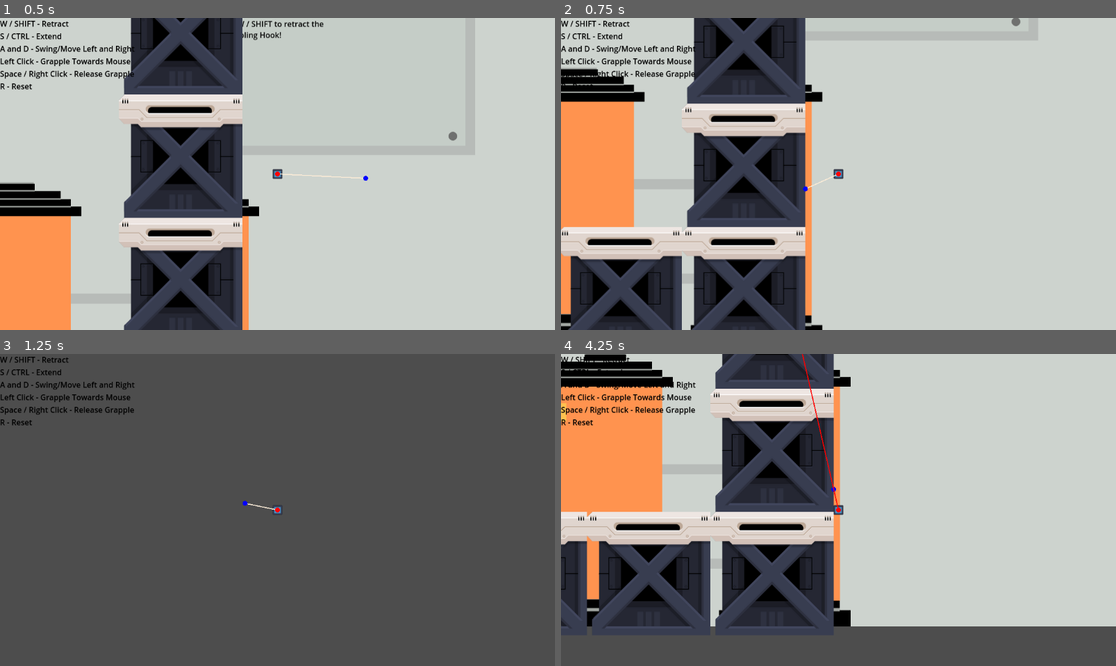
Above: before the commit, frames 1-4 (two rows, left to right).
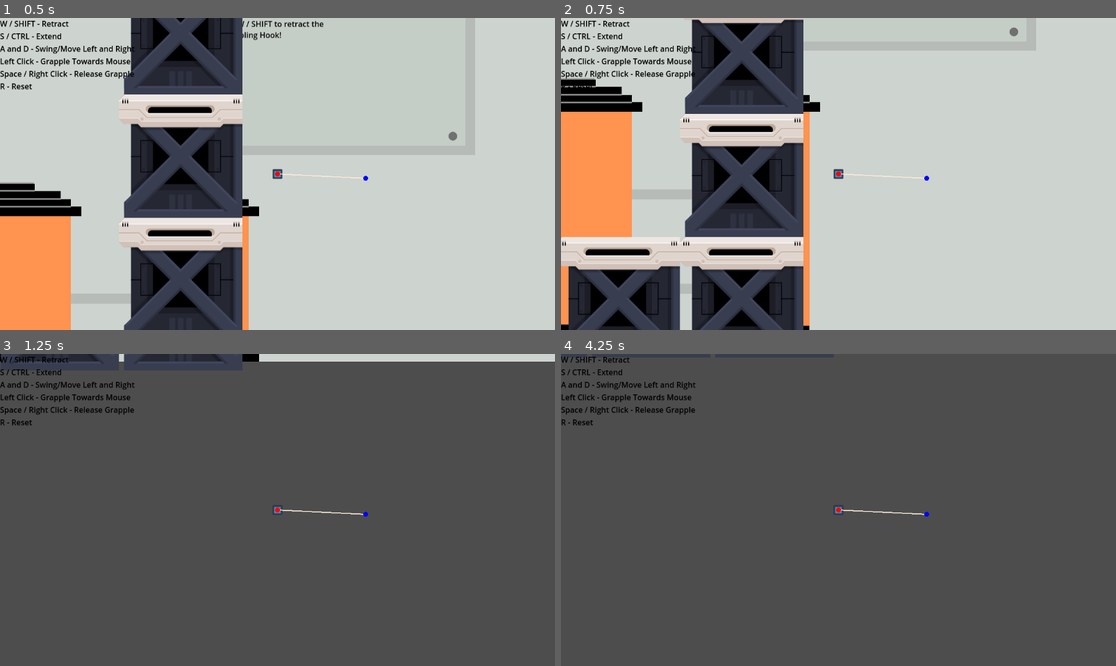
Above: after the commit, the same moments.

Repository: matthewchen146/cmpm-172-grappling-platformer
Game: Godot game, scene res://scenes/main_scenes/Levels/Level2.tscn
The game is run twice, just before and just after one commit, with the same random seed, the same clock (stepped at 60 frames per second) and the same inputs. This scene is started directly instead of the project's main scene. The engine's default icon, where the game draws it, is replaced by a stand-in: a white triangle on a blue panel in a dark square.
Inputs (mouse positions are in pixels of both pictures, inside the frame that each line leads up to):
- Up to frame 1 (0.5 s): no input
- Up to frame 2 (0.75 s): move the mouse to (810, 236) at 0.52 s; hold Up from 0.53 s (still down); click (810, 236) at 0.6 s
- Up to frame 3 (1.25 s): keep holding Up; tap Space (jump) at 0.77 s; tap Shift (fire_grapple, bound only before the commit) at 0.8 s
- Up to frame 4 (4.25 s): move the mouse to (1005, 556) at 1.27 s; tap Shift (fire_grapple, bound only before the commit) at 1.35, 3.8 s; click (1005, 556) at 1.42 s; tap Space (jump) at 1.52, 3.02, 3.77 s; tap L at 1.55 s; tap Enter at 2 s; move the mouse to (672, 463) at 2.02 s; release Up at 2.03 s; hold L 2.03-2.78 s; hold A (move_left) 2.03-3.53 s; click (672, 463) at 2.17 s; tap R at 2.3, 2.85 s; move the mouse to (866, 510) at 2.77 s; click (866, 510) at 3.05 s; move the mouse to (755, 432) at 3.52 s; hold Down from 3.53 s (still down); click (755, 432) at 3.6 s

Frame 1 is identical in both runs. In frame 2, 16% of the frame differs, in the area x 0-83%, y 0-100%; in frame 3, 2.2%; in frame 4, 79%, in the area x 0-100%, y 0-88%.

Commit message:
Can now use arrow keys to shoot grapple in a cardinal direction

Diff:
--- a/project.godot
+++ b/project.godot
@@ -23,14 +23,12 @@
 
 move_left={
 "deadzone": 0.5,
-"events": [Object(InputEventKey,"resource_local_to_scene":false,"resource_name":"","device":0,"window_id":0,"alt_pressed":false,"shift_pressed":false,"ctrl_pressed":false,"meta_pressed":false,"pressed":false,"keycode":0,"physical_keycode":4194319,"key_label":0,"unicode":0,"echo":false,"script":null)
-, Object(InputEventKey,"resource_local_to_scene":false,"resource_name":"","device":-1,"window_id":0,"alt_pressed":false,"shift_pressed":false,"ctrl_pressed":false,"meta_pressed":false,"pressed":false,"keycode":0,"physical_keycode":65,"key_label":0,"unicode":97,"echo":false,"script":null)
+"events": [Object(InputEventKey,"resource_local_to_scene":false,"resource_name":"","device":-1,"window_id":0,"alt_pressed":false,"shift_pressed":false,"ctrl_pressed":false,"meta_pressed":false,"pressed":false,"keycode":0,"physical_keycode":65,"key_label":0,"unicode":97,"echo":false,"script":null)
 ]
 }
 move_right={
 "deadzone": 0.5,
-"events": [Object(InputEventKey,"resource_local_to_scene":false,"resource_name":"","device":0,"window_id":0,"alt_pressed":false,"shift_pressed":false,"ctrl_pressed":false,"meta_pressed":false,"pressed":false,"keycode":0,"physical_keycode":4194321,"key_label":0,"unicode":0,"echo":false,"script":null)
-, Object(InputEventKey,"resource_local_to_scene":false,"resource_name":"","device":-1,"window_id":0,"alt_pressed":false,"shift_pressed":false,"ctrl_pressed":false,"meta_pressed":false,"pressed":false,"keycode":0,"physical_keycode":68,"key_label":0,"unicode":100,"echo":false,"script":null)
+"events": [Object(InputEventKey,"resource_local_to_scene":false,"resource_name":"","device":-1,"window_id":0,"alt_pressed":false,"shift_pressed":false,"ctrl_pressed":false,"meta_pressed":false,"pressed":false,"keycode":0,"physical_keycode":68,"key_label":0,"unicode":100,"echo":false,"script":null)
 ]
 }
 jump={
@@ -40,20 +38,22 @@
 }
 fire_grapple={
 "deadzone": 0.5,
-"events": [Object(InputEventKey,"resource_local_to_scene":false,"resource_name":"","device":-1,"window_id":0,"alt_pressed":false,"shift_pressed":false,"ctrl_pressed":false,"meta_pressed":false,"pressed":false,"keycode":0,"physical_keycode":4194325,"key_label":0,"unicode":0,"echo":false,"script":null)
+"events": [Object(InputEventMouseButton,"resource_local_to_scene":false,"resource_name":"","device":-1,"window_id":0,"alt_pressed":false,"shift_pressed":false,"ctrl_pressed":false,"meta_pressed":false,"button_mask":0,"position":Vector2(0, 0),"global_position":Vector2(0, 0),"factor":1.0,"button_index":1,"pressed":false,"double_click":false,"script":null)
+, Object(InputEventKey,"resource_local_to_scene":false,"resource_name":"","device":-1,"window_id":0,"alt_pressed":false,"shift_pressed":false,"ctrl_pressed":false,"meta_pressed":false,"pressed":false,"keycode":0,"physical_keycode":4194320,"key_label":0,"unicode":0,"echo":false,"script":null)
+, Object(InputEventKey,"resource_local_to_scene":false,"resource_name":"","device":-1,"window_id":0,"alt_pressed":false,"shift_pressed":false,"ctrl_pressed":false,"meta_pressed":false,"pressed":false,"keycode":0,"physical_keycode":4194322,"key_label":0,"unicode":0,"echo":false,"script":null)
+, Object(InputEventKey,"resource_local_to_scene":false,"resource_name":"","device":-1,"window_id":0,"alt_pressed":false,"shift_pressed":false,"ctrl_pressed":false,"meta_pressed":false,"pressed":false,"keycode":0,"physical_keycode":4194319,"key_label":0,"unicode":0,"echo":false,"script":null)
+, Object(InputEventKey,"resource_local_to_scene":false,"resource_name":"","device":-1,"window_id":0,"alt_pressed":false,"shift_pressed":false,"ctrl_pressed":false,"meta_pressed":false,"pressed":false,"keycode":0,"physical_keycode":4194321,"key_label":0,"unicode":0,"echo":false,"script":null)
 ]
 }
 lower={
 "deadzone": 0.5,
 "events": [Object(InputEventKey,"resource_local_to_scene":false,"resource_name":"","device":-1,"window_id":0,"alt_pressed":false,"shift_pressed":false,"ctrl_pressed":false,"meta_pressed":false,"pressed":false,"keycode":0,"physical_keycode":83,"key_label":0,"unicode":115,"echo":false,"script":null)
-, Object(InputEventKey,"resource_local_to_scene":false,"resource_name":"","device":-1,"window_id":0,"alt_pressed":false,"shift_pressed":false,"ctrl_pressed":false,"meta_pressed":false,"pressed":false,"keycode":0,"physical_keycode":4194322,"key_label":0,"unicode":0,"echo":false,"script":null)
 , Object(InputEventKey,"resource_local_to_scene":false,"resource_name":"","device":-1,"window_id":0,"alt_pressed":false,"shift_pressed":false,"ctrl_pressed":false,"meta_pressed":false,"pressed":false,"keycode":0,"physical_keycode":4194326,"key_label":0,"unicode":0,"echo":false,"script":null)
 ]
 }
 raise={
 "deadzone": 0.5,
 "events": [Object(InputEventKey,"resource_local_to_scene":false,"resource_name":"","device":-1,"window_id":0,"alt_pressed":false,"shift_pressed":false,"ctrl_pressed":false,"meta_pressed":false,"pressed":false,"keycode":0,"physical_keycode":87,"key_label":0,"unicode":119,"echo":false,"script":null)
-, Object(InputEventKey,"resource_local_to_scene":false,"resource_name":"","device":-1,"window_id":0,"alt_pressed":false,"shift_pressed":false,"ctrl_pressed":false,"meta_pressed":false,"pressed":false,"keycode":0,"physical_keycode":4194320,"key_label":0,"unicode":0,"echo":false,"script":null)
 , Object(InputEventKey,"resource_local_to_scene":false,"resource_name":"","device":-1,"window_id":0,"alt_pressed":false,"shift_pressed":false,"ctrl_pressed":false,"meta_pressed":false,"pressed":false,"keycode":0,"physical_keycode":4194325,"key_label":0,"unicode":0,"echo":false,"script":null)
 ]
 }
--- a/scripts/Player.gd
+++ b/scripts/Player.gd
@@ -58,7 +58,7 @@
 		_debug_control.draw_circle(hanger_local_position, 5, Color.RED)
 #		_debug_control.draw_line(hanger_position, hanger_position + _debug_tangent, Color.MAGENTA, 2)
 #		_debug_control.draw_line(hanger_position, hanger_position + gravity, Color.GREEN, 2)
-		_debug_control.draw_line(hanger_local_position, hanger_local_position + _debug_tension, Color.ORANGE if slacking else Color.RED, 2)
+		#_debug_control.draw_line(hanger_local_position, hanger_local_position + _debug_tension, Color.ORANGE if slacking else Color.RED, 2)
 		#_debug_control.draw_line(hanger_local_position, hanger_local_position + _debug_net, Color.MAGENTA, 2)
 	)
 
@@ -84,29 +84,35 @@
 	#Peyton's Edits:
 
 	var space_state = get_world_2d().direct_space_state
-
-	if Input.is_mouse_button_pressed(MOUSE_BUTTON_LEFT):
-		if !pressed_mouse:
-			print_debug("Shot The Grapple")
-			pressed_mouse = true
-			var camera : Camera2D = get_viewport().get_camera_2d()
-			var mouse_world_pos : Vector2 = camera.get_global_mouse_position()
-			var direction = mouse_world_pos - position
-			var anchorobject := space_state.intersect_ray(PhysicsRayQueryParameters2D.create(position, position + direction.normalized() * grapple_reach, 0xFFFFFFFF, [self]))
-			if anchorobject.has("collider"):
-				print_debug("Grapple Landed")
-				grappling = true
-				#anchorobject.collider.add_child(anchorNode) #  this doesn't work but it would be nice to solve
-				anchorNode.position = anchorobject.position
-				max_length = (anchorobject.position - position).length()
-				corners.clear()
-				corners.append(Corner.new(anchorNode.position, max_length))
-				if onGround:
-					auto_retracting = true
-					auto_retract_length = 70
-
-	else:
-		pressed_mouse = false
+	if Input.is_action_just_pressed("fire_grapple"):
+		print_debug("Shot The Grapple")
+		pressed_mouse = true
+		var camera : Camera2D = get_viewport().get_camera_2d()
+		var mouse_world_pos : Vector2 = camera.get_global_mouse_position()
+		var direction
+		if (Input.is_mouse_button_pressed(MOUSE_BUTTON_LEFT)):
+			direction = mouse_world_pos - position
+		else: if (Input.is_key_pressed(KEY_UP)):
+			direction = Vector2(0,-1)
+		else: if (Input.is_key_pressed(KEY_DOWN)):
+			direction = Vector2(0,1)
+		else: if (Input.is_key_pressed(KEY_LEFT)):
+			direction = Vector2(-1,0)
+		else: if (Input.is_key_pressed(KEY_RIGHT)):
+			direction = Vector2(1,0)
+		var anchorobject := space_state.intersect_ray(PhysicsRayQueryParameters2D.create(position, position + direction.normalized() * grapple_reach, 0xFFFFFFFF, [self]))
+		if anchorobject.has("collider"):
+			print_debug("Grapple Landed")
+			grappling = true
+			#anchorobject.collider.add_child(anchorNode) #  this doesn't work but it would be nice to solve
+			anchorNode.position = anchorobject.position
+			max_length = (anchorobject.position - position).length()
+			corners.clear()
+			corners.append(Corner.new(anchorNode.position, max_length))
+			if onGround:
+				auto_retracting = true
+				auto_retract_length = 70
+
 	if Input.is_action_just_pressed("jump") and grappling:
 		#jump off of the rope instead of disconnect it
 		apply_impulse(jump_strength * Vector2(0,-1))
